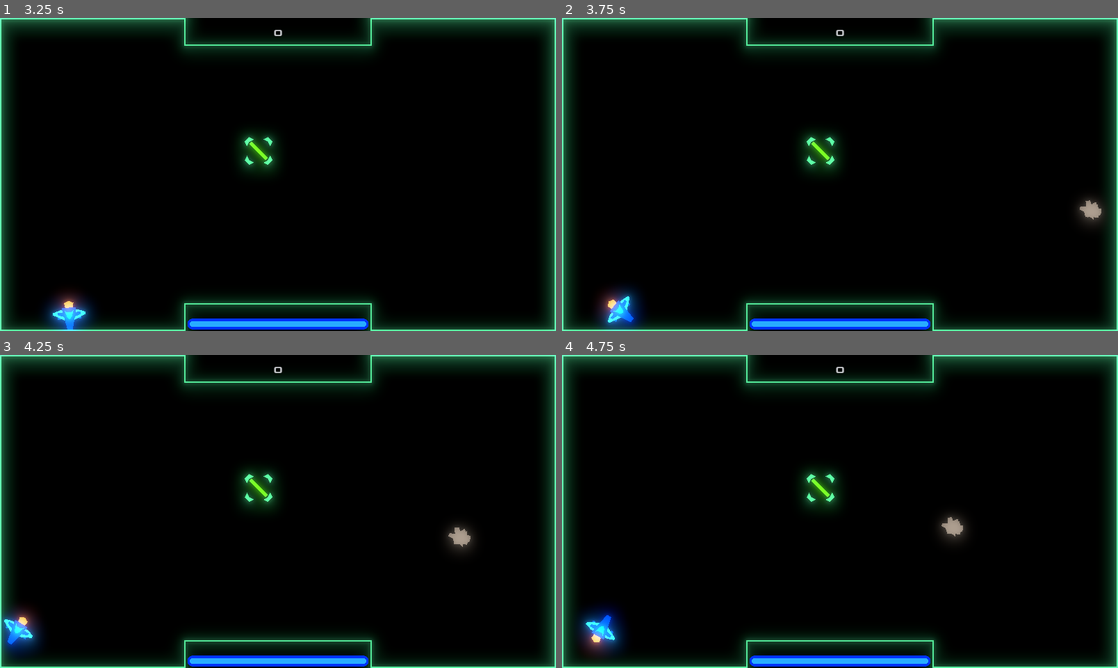
Above: before the commit, frames 1-4 (two rows, left to right).
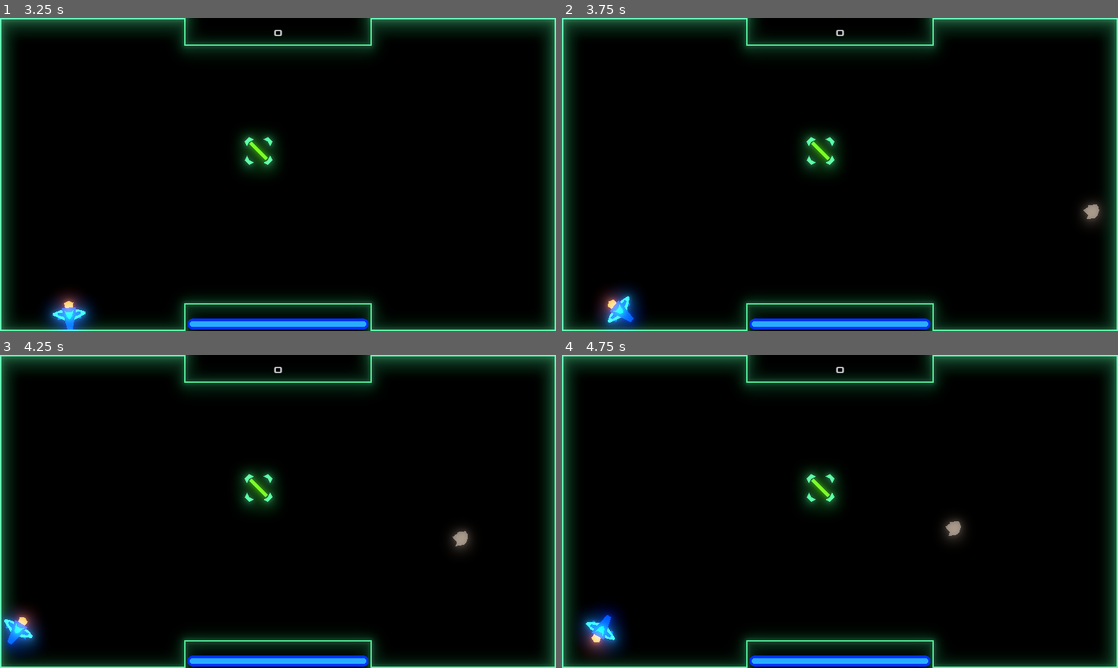
Above: after the commit, the same moments.

Repository: dslh/ArcadeSpaceFighter
Game: Godot game, scene res://game/game.tscn
Two runs of this game, one before a commit and one after it. Both use one fixed random seed, a clock stepped at 60 frames per second and the inputs below. This scene is started directly instead of the project's main scene.
Inputs:
- Up to frame 1 (3.25 s): tap Enter at 0.5 s; hold Right (turn_right) 0.53-1.28 s; hold Down (break) 0.53-1.28 s; hold Left (turn_left) 1.28-2.03 s; tap X (fire_cannon) at 1.35 s; hold Right (turn_right) 2.03-2.78 s; hold C (fire_laser) 2.03-2.78 s; hold Up (thrust) from 2.78 s (still down); tap W (stop) at 2.85 s
- Up to frame 2 (3.75 s): release Up (thrust) at 3.53 s; hold Left (turn_left) from 3.53 s (still down); hold Down (break) from 3.53 s (still down)
- Up to frame 3 (4.25 s): keep holding Left (turn_left); keep holding Down (break)
- Up to frame 4 (4.75 s): keep holding Left (turn_left); release Down (break) at 4.28 s; tap X (fire_cannon) at 4.35 s

Frame 1 is identical in both runs. In frame 2, less than 0.1% of the frame differs, in the area x 93-97%, y 58-65%; in frame 3, less than 0.1%, in the area x 80-85%, y 54-62%; in frame 4, less than 0.1%.

Commit message:
Move shape generation to _init

Diff:
--- a/entities/asteroid.gd
+++ b/entities/asteroid.gd
@@ -3,13 +3,14 @@
 
 var hp: int = 10
 
+func _init() -> void:
+	var outline = create_outline()
+	set_collision_shape(outline)
+	set_drawn_shape(outline)
+
 func _ready() -> void:
 	var start_impulse: Vector2 = (Vector2.ZERO - get_global_position())*randf()
 	apply_central_impulse(start_impulse)
-
-	var outline = create_outline()
-	set_collision_shape(outline)
-	set_drawn_shape(outline)
 
 # Generate a random shape for a new asteroid
 func create_outline() -> PoolVector2Array:
